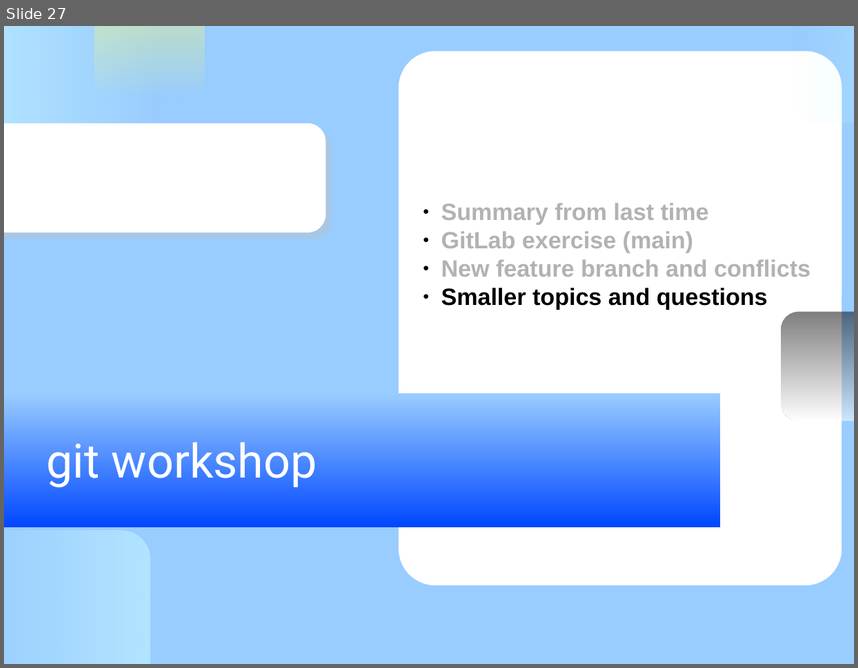
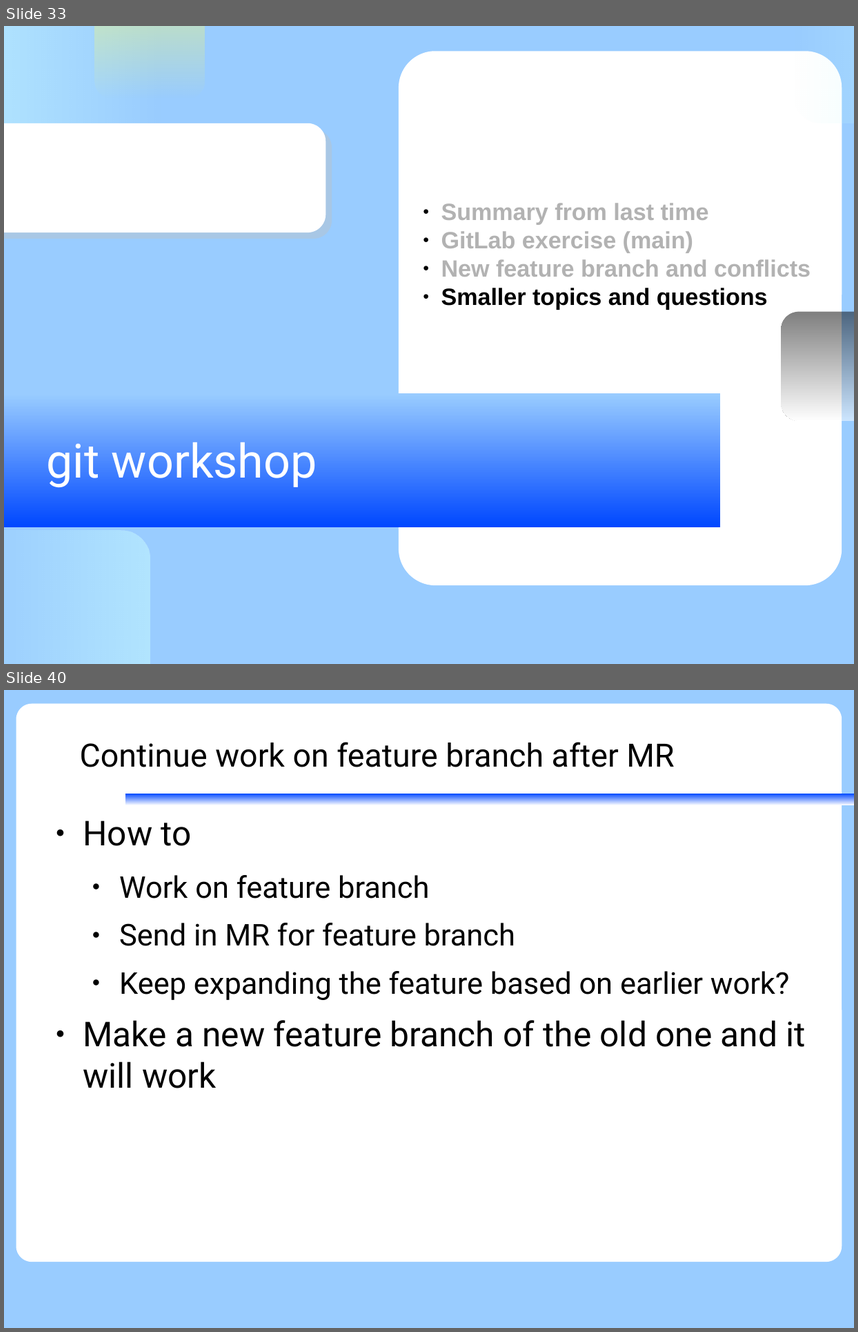
Before and after one commit to KennethNielsen/presentations, a slide deck: gitworkshop/gitworkshop.odp. Shown one above the other, each under a label of ours: slide 27 before the commit, slides 33 and 40 after it; the slides between them are not shown. The pictures are 858x668 and 858x1332 pixels, drawn with LibreOffice and Linux fonts; fonts in the diff are those of the drawing; background and template pictures are left out. Boxes give left, top, right and bottom in pixels: in the first picture for what was removed or moved away, otherwise in the second. Text is boxed around its words. In the diff, an @@ line names an element or a change of style, - is before the commit and + after.

```diff
--- a/gitworkshop/gitworkshop.odp
+++ b/gitworkshop/gitworkshop.odp
@@ slide 40 added at <box>4,690,854,1328</box>, background #99CCFF @@
@@ rounded rectangle added at <box>16,704,842,1261</box>, fill #FFFFFF @@
@@ title added at <box>80,742,674,767</box>, 30 pt, text #000000 @@
+Continue work on feature branch after MR
@@ rectangle added at <box>125,793,854,806</box>, fill gradient #FFFFFF to #0047FF @@
@@ text added at <box>83,820,806,1088</box>, 28 pt, text #000000 @@
+● How to
+  ● Work on feature branch
+  ● Send in MR for feature branch
+  ● Keep expanding the feature based on earlier work?
+● Make a new feature branch of the old one and it will work
@@ what was slide 27 is now slide 33 @@
```
Also in this commit, not shown: 2 slides changed, 14 other slides added, 2 other files.
